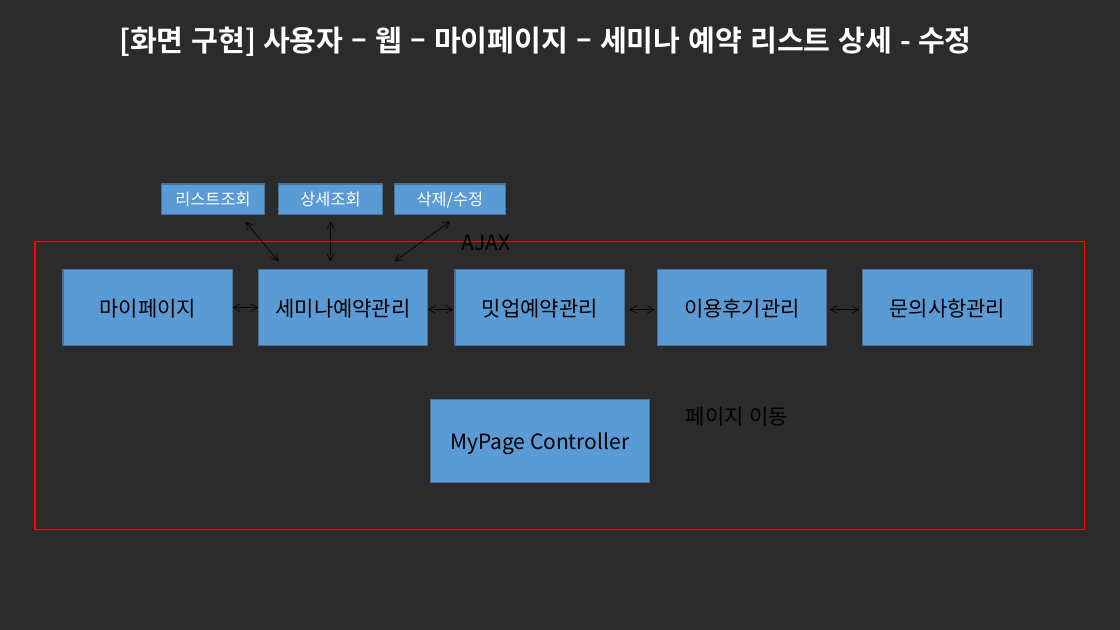
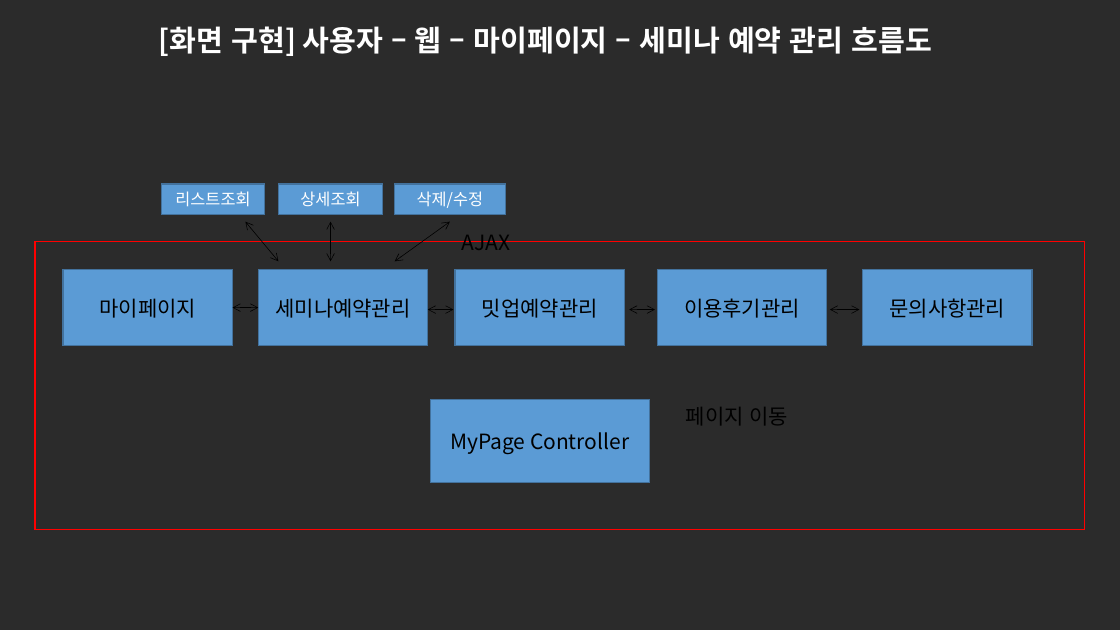
Before and after one commit to ezenteam2/e-Zone, a slide deck: slide 33 of 0 발표용 파워포인트/project05 - 파워포인트 종합 - 형준.pptx. Drawn at 1120x630 pixels with LibreOffice and Linux fonts; fonts in the diff are those of the drawing; background and template pictures are left out; a plain dark background stands for a picture behind light text. Boxes give left, top, right and bottom in pixels: in the first picture for what was removed or moved away, otherwise in the second. Text is boxed around its words. In the diff, an @@ line names an element or a change of style, - is before the commit and + after.

```diff
--- a/0 발표용 파워포인트/project05 - 파워포인트 종합 - 형준.pptx
+++ b/0 발표용 파워포인트/project05 - 파워포인트 종합 - 형준.pptx
@@ text at (x1=159, y1=26, x2=932, y2=56): text changed @@
-[화면 구현] 사용자 – 웹 – 마이페이지 – 세미나 예약 리스트 상세 - 수정
+[화면 구현] 사용자 – 웹 – 마이페이지 – 세미나 예약 관리 흐름도
```
Also in this commit, not shown: 1 other slide changed, 9 slides added, 2 other files.
